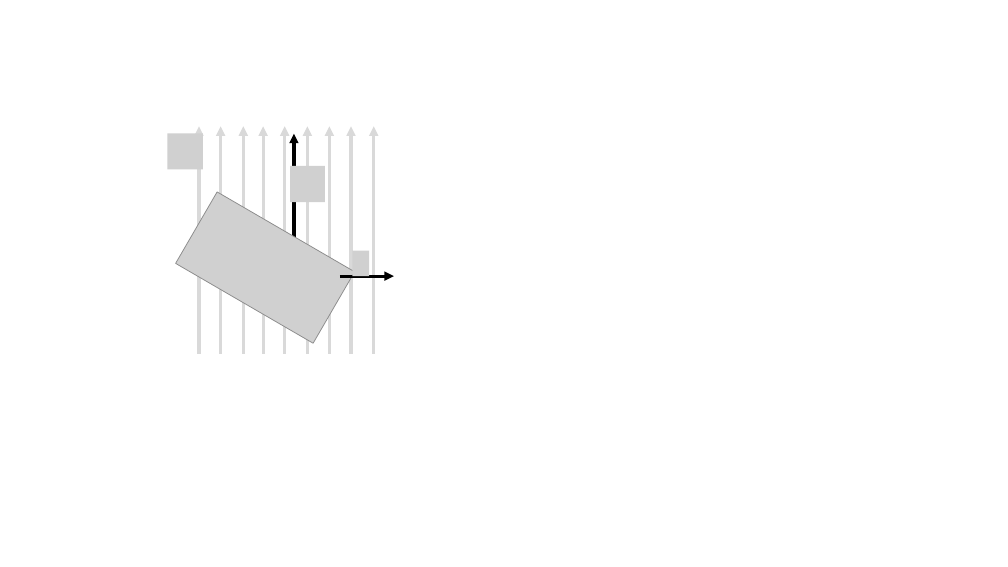
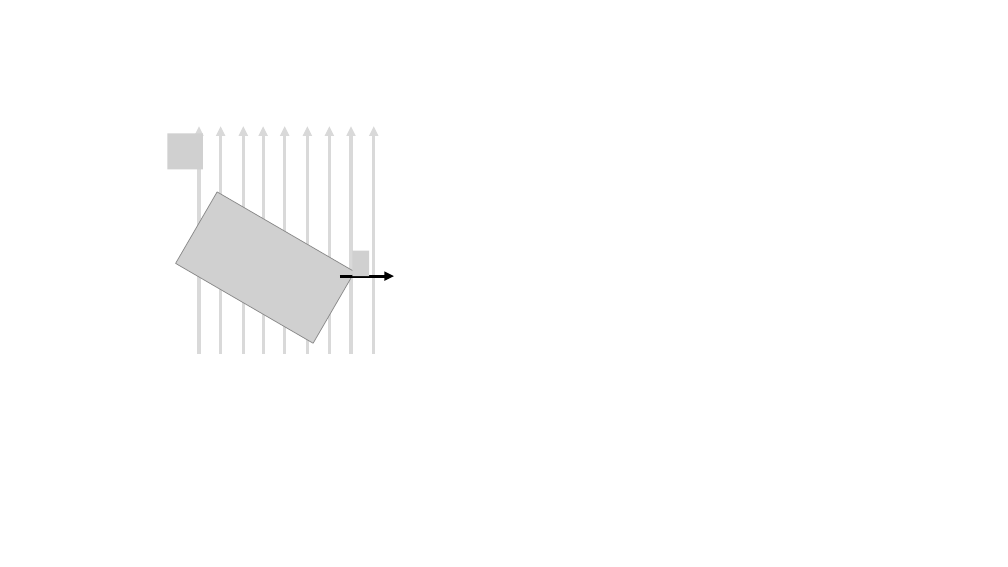
Before and after one commit to OSTP/PhysicsArtofModelling, a slide deck: slide 9 of tex/figures/Induction/Figures.pptx. Drawn at 1008x567 pixels with LibreOffice and Linux fonts; fonts in the diff are those of the drawing; grey boxes stand for pictures. Boxes give left, top, right and bottom in pixels: in the first picture for what was removed or moved away, otherwise in the second. Text is boxed around its words. In the diff, an @@ line names an element or a change of style, - is before the commit and + after.

```diff
--- a/tex/figures/Induction/Figures.pptx
+++ b/tex/figures/Induction/Figures.pptx
@@ arrow removed from (294, 264) to (294, 134) @@
@@ picture removed at (290,166,325,202) @@
```
Also in this commit, not shown: 5 other files.
